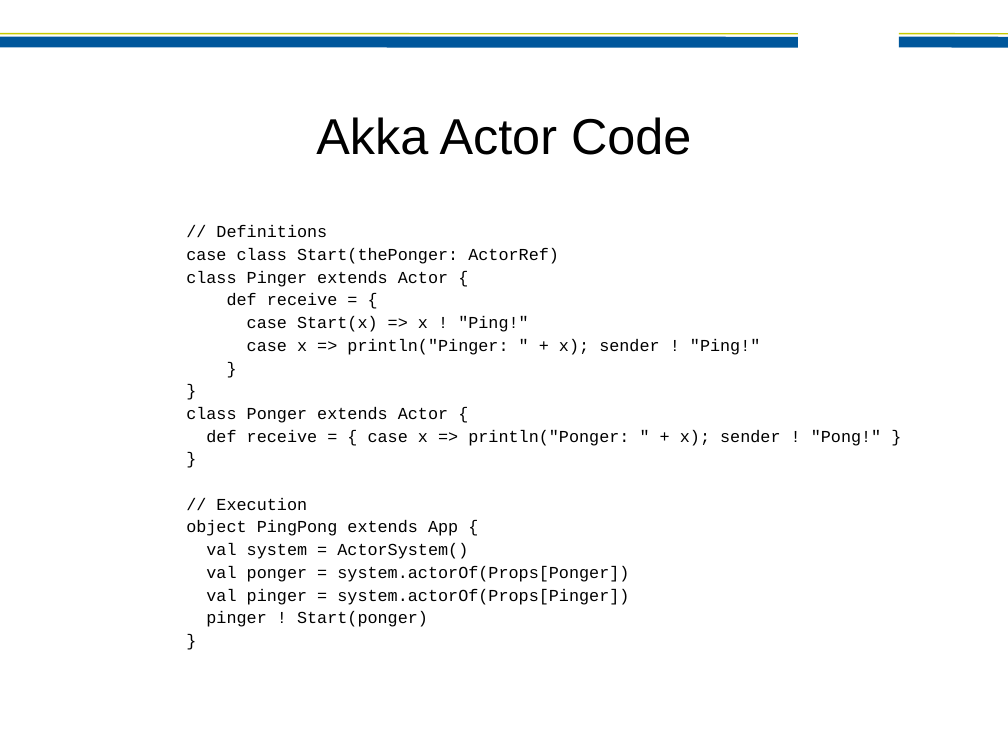
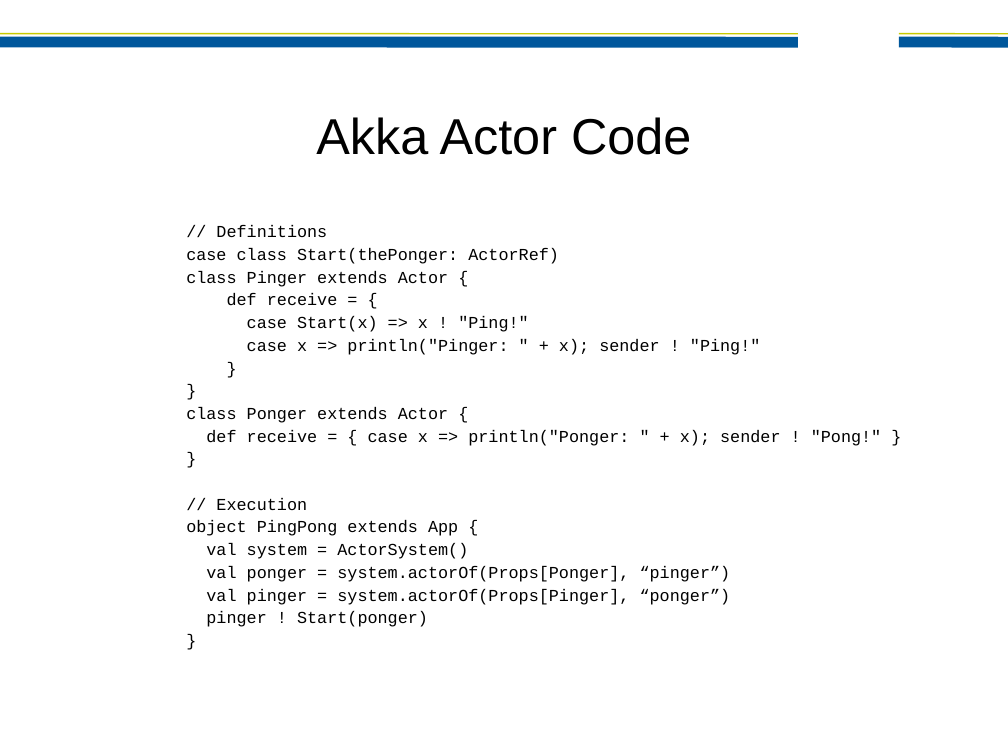
Before and after one commit to jamie-allen/effective_actors, a slide deck: slide 4 of preso/EffectiveActors-JaxConf2012.ppt. Drawn at 1008x756 pixels with LibreOffice and Linux fonts; fonts in the diff are those of the drawing; background and template pictures are left out. Boxes give left, top, right and bottom in pixels: in the first picture for what was removed or moved away, otherwise in the second. Text is boxed around its words. In the diff, an @@ line names an element or a change of style, - is before the commit and + after.

```diff
--- a/preso/EffectiveActors-JaxConf2012.ppt
+++ b/preso/EffectiveActors-JaxConf2012.ppt
@@ text at (206,566,731,605): text changed @@
-val ponger = system.actorOf(Props[Ponger])
-val pinger = system.actorOf(Props[Pinger])
+val ponger = system.actorOf(Props[Ponger], “pinger”)
+val pinger = system.actorOf(Props[Pinger], “ponger”)
```
Also in this commit, not shown: 10 other slides changed, 5 slides added, 1 other file.
